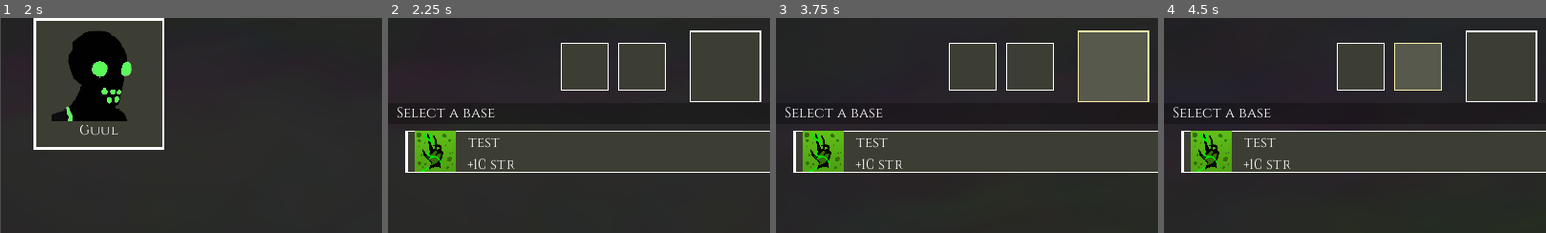
Above: before the commit, frames 1-4 (left to right).
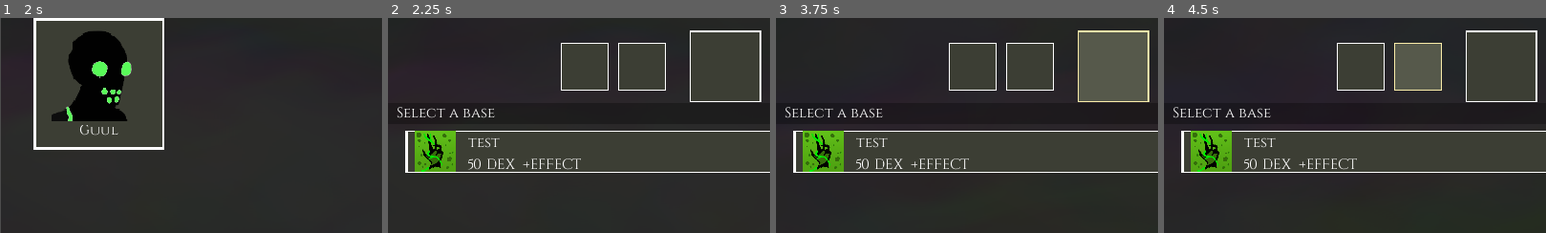
Above: after the commit, the same moments.

Repository: MarkZagors/Idle-Eden
Game: Godot game, scene res://MainNavigation/MainMenu.tscn
Two runs of this game, one before a commit and one after it. Both use one fixed random seed, a clock stepped at 60 frames per second and the inputs below.
Inputs (mouse positions are % of the whole screen's width and height, from its top left):
- Up to frame 1 (2 s): click "New Game" at 0.5 s; click "menu" at 1.25 s
- Up to frame 2 (2.25 s): click "Crafting" at 2 s
- Up to frame 3 (3.75 s): click "Crafting" at 2.75 s; click (44, 11) at 3.5 s
- Up to frame 4 (4.5 s): click (33, 11) at 4.25 s
The pictures show only the part of the screen within x 0-50%, y 0-50%; the shares and areas given below are measured in that part.

Frame 1 is identical in both runs. In frame 2, 0.5% of the frame differs, in the area x 20-51%, y 65-71%; in frame 3, 0.5%; in frame 4, 0.5%.

Commit message:
Stuff

Diff:
--- a/Combat/AttackingController.gd
+++ b/Combat/AttackingController.gd
@@ -29,15 +29,17 @@
 	if GLOBAL.state == GLOBAL.END:
 		return
 
-	node.get_node("Sprite").texture = charEnemy.spriteAttacking
+#	node.get_node("Sprite").texture = charEnemy.spriteAttacking #CHANGE THIS LATER
 	currentNodeTimeout = node
 	currentCharEnemyTimeout = charEnemy
 	GLOBAL.camera.zoom = Vector2(1,1)
 	GLOBAL.background.get_node("HitFilter").visible = true
 	if charEnemy is Character:
 		node.get_node("Sprite").position.x += 50
+		node.get_node("Sprite").texture = charEnemy.spriteAttacking
 	else:
 		node.get_node("Sprite").position.x -= 50
+		node.get_node("Sprite").animation = "attack"
 
 	var ability : Ability = charEnemy.abilities[charEnemy.abilityID]
 	currentAbilityTimeout = ability
@@ -114,7 +116,9 @@
 	node.get_node("DamageLabel/AnimationPlayer").play("Show")
 
 func exitAttacking() -> void:
-	currentNodeTimeout.get_node("Sprite").texture = currentCharEnemyTimeout.spriteIdle
+	if currentCharEnemyTimeout is Enemy:
+		currentNodeTimeout.get_node("Sprite").animation = "idle"
+#	currentNodeTimeout.get_node("Sprite").texture = currentCharEnemyTimeout.spriteIdle
 	currentNodeTimeout.get_node("Sprite").position.x = NODE_BACK_POSITION
 
 	get_node("Timer").stop()
--- a/Combat/EnemySlot.tscn
+++ b/Combat/EnemySlot.tscn
@@ -1,7 +1,15 @@
-[gd_scene load_steps=7 format=2]
+[gd_scene load_steps=8 format=2]
 
 [ext_resource path="res://Fonts/Cinzel-Regular.ttf" type="DynamicFontData" id=1]
 [ext_resource path="res://SPRITES/Particles/BloodSplatter.png" type="Texture" id=2]
+
+[sub_resource type="SpriteFrames" id=5]
+animations = [ {
+"frames": [  ],
+"loop": true,
+"name": "default",
+"speed": 5.0
+} ]
 
 [sub_resource type="Animation" id=1]
 resource_name = "Hit"
@@ -78,9 +86,11 @@
 "_edit_use_anchors_": false
 }
 
-[node name="Sprite" type="Sprite" parent="."]
+[node name="Sprite" type="AnimatedSprite" parent="."]
 position = Vector2( 70, 103.653 )
 scale = Vector2( 0.75, 0.75 )
+frames = SubResource( 5 )
+playing = true
 
 [node name="AnimationPlayer" type="AnimationPlayer" parent="Sprite"]
 anims/Hit = SubResource( 1 )
--- a/Combat/PreBattleController.gd
+++ b/Combat/PreBattleController.gd
@@ -20,7 +20,11 @@
 			if GLOBAL.encounter.enemies[i] == null:
 				continue
 			GLOBAL.enemies[i] = GLOBAL.encounter.enemies[i].duplicate()
-			GLOBAL.group_enemies.get_child(i).get_node("Sprite").texture = GLOBAL.enemies[i].spriteIdle
+			GLOBAL.group_enemies.get_child(i).get_node("Sprite").frames = GLOBAL.enemies[i].sprites
+			GLOBAL.group_enemies.get_child(i).get_node("Sprite").animation = "idle"
+			GLOBAL.group_enemies.get_child(i).get_node("Sprite").flip_h = GLOBAL.enemies[i].spriteFlip
+			GLOBAL.group_enemies.get_child(i).get_node("Sprite").scale = Vector2(GLOBAL.enemies[i].spriteScale,GLOBAL.enemies[i].spriteScale)
+			GLOBAL.group_enemies.get_child(i).get_node("Sprite").offset = GLOBAL.enemies[i].spriteOffset
 			GLOBAL.enemies[i].healthCurrent = GLOBAL.enemies[i].healthMax
 			GLOBAL.enemies[i].cooldownAbilityTotal = 1.0 / GLOBAL.enemies[i].speed
 	setup_chooseButtons()
--- a/Database/Abilities/extract.tres
+++ b/Database/Abilities/extract.tres
@@ -12,4 +12,4 @@
 Deal 3 damage for each stack of poison on the enemy"
 icon = ExtResource( 3 )
 hitSprite = ExtResource( 2 )
-unique = true
+unique = false
--- a/Database/Encounters/banditsEnc.tres
+++ b/Database/Encounters/banditsEnc.tres
@@ -24,6 +24,7 @@
 id = "bandits"
 nameShown = "Bandits"
 icon = ExtResource( 2 )
+difficulty = 2
 xpGive = 30
 enemies = [ ExtResource( 3 ), ExtResource( 3 ), ExtResource( 3 ) ]
 drops = [ SubResource( 1 ), SubResource( 2 ) ]
--- a/Database/Encounters/slimeyEnc.tres
+++ b/Database/Encounters/slimeyEnc.tres
@@ -24,6 +24,7 @@
 id = "easy"
 nameShown = "Slimey"
 icon = ExtResource( 9 )
+difficulty = 1
 xpGive = 15
 enemies = [ ExtResource( 2 ), null, null ]
 drops = [ SubResource( 1 ), SubResource( 2 ) ]
--- a/Database/Encounters/swordWeaverEnc.tres
+++ b/Database/Encounters/swordWeaverEnc.tres
@@ -24,6 +24,7 @@
 id = "swordWeaver"
 nameShown = "Sword Weaver"
 icon = ExtResource( 2 )
+difficulty = 3
 xpGive = 50
 enemies = [ ExtResource( 3 ), null, null ]
 drops = [ SubResource( 1 ), SubResource( 2 ) ]
--- a/Database/Enemies/bandit.tres
+++ b/Database/Enemies/bandit.tres
@@ -1,16 +1,17 @@
-[gd_resource type="Resource" load_steps=5 format=2]
+[gd_resource type="Resource" load_steps=4 format=2]
 
 [ext_resource path="res://Global/Enemy.gd" type="Script" id=1]
 [ext_resource path="res://Database/Abilities/Enemy/bite.tres" type="Resource" id=2]
-[ext_resource path="res://SPRITES/Enemies/bandit.png" type="Texture" id=3]
-[ext_resource path="res://SPRITES/Enemies/bandit_attack.png" type="Texture" id=4]
+[ext_resource path="res://Database/SpriteAtlases/goodboi.tres" type="SpriteFrames" id=3]
 
 [resource]
 script = ExtResource( 1 )
 id = "bandit"
-spriteIdle = ExtResource( 3 )
-spriteAttacking = ExtResource( 4 )
 healthMax = 75
 damage = 8
 speed = 0.8
 abilities = [ ExtResource( 2 ), ExtResource( 2 ) ]
+sprites = ExtResource( 3 )
+spriteScale = 1
+spriteFlip = false
+spriteOffset = Vector2( 0, 0 )
--- a/Database/Enemies/slimey.tres
+++ b/Database/Enemies/slimey.tres
@@ -1,16 +1,17 @@
-[gd_resource type="Resource" load_steps=5 format=2]
+[gd_resource type="Resource" load_steps=4 format=2]
 
 [ext_resource path="res://Global/Enemy.gd" type="Script" id=1]
 [ext_resource path="res://Database/Abilities/Enemy/bite.tres" type="Resource" id=2]
-[ext_resource path="res://SPRITES/Enemies/slimey.png" type="Texture" id=3]
-[ext_resource path="res://SPRITES/Enemies/slimey_attacling.png" type="Texture" id=4]
+[ext_resource path="res://Database/SpriteAtlases/goodboi.tres" type="SpriteFrames" id=3]
 
 [resource]
 script = ExtResource( 1 )
 id = "slimey"
-spriteIdle = ExtResource( 3 )
-spriteAttacking = ExtResource( 4 )
 healthMax = 100
 damage = 10
 speed = 0.5
 abilities = [ ExtResource( 2 ), ExtResource( 2 ) ]
+sprites = ExtResource( 3 )
+spriteScale = 1
+spriteFlip = true
+spriteOffset = Vector2( 0, 50 )
--- a/Database/Enemies/swordWeaver.tres
+++ b/Database/Enemies/swordWeaver.tres
@@ -1,16 +1,15 @@
-[gd_resource type="Resource" load_steps=5 format=2]
+[gd_resource type="Resource" load_steps=3 format=2]
 
 [ext_resource path="res://Global/Enemy.gd" type="Script" id=1]
 [ext_resource path="res://Database/Abilities/Enemy/bite.tres" type="Resource" id=2]
-[ext_resource path="res://SPRITES/Enemies/SwordWeaver_attack.png" type="Texture" id=3]
-[ext_resource path="res://SPRITES/Enemies/SwordWeaver.png" type="Texture" id=4]
 
 [resource]
 script = ExtResource( 1 )
 id = "swordWeaver"
-spriteIdle = ExtResource( 4 )
-spriteAttacking = ExtResource( 3 )
 healthMax = 2200
 damage = 15
 speed = 1.4
 abilities = [ ExtResource( 2 ), ExtResource( 2 ) ]
+spriteScale = 1
+spriteFlip = false
+spriteOffset = Vector2( 0, 0 )
--- a/Database/Recipes/test.tres
+++ b/Database/Recipes/test.tres
@@ -14,5 +14,6 @@
 ingredients = [ ExtResource( 3 ) ]
 ingredientsAmmount = PoolIntArray( 50 )
 strength = 0
-dexterity = 0
+dexterity = 50
 intelligence = 0
+effect = true
--- a/Database/Recipes/test_augment.tres
+++ b/Database/Recipes/test_augment.tres
@@ -14,3 +14,4 @@
 strength = 0
 dexterity = 10
 intelligence = 0
+effect = false
--- a/Database/Recipes/test_augment2.tres
+++ b/Database/Recipes/test_augment2.tres
@@ -14,3 +14,4 @@
 strength = 10
 dexterity = 0
 intelligence = 0
+effect = false
--- /dev/null
+++ b/Database/SpriteAtlases/goodboi.tres
@@ -0,0 +1,27 @@
+[gd_resource type="SpriteFrames" load_steps=13 format=2]
+
+[ext_resource path="res://SPRITES/Enemies/GoodBio/Armature_idle_2.png" type="Texture" id=1]
+[ext_resource path="res://SPRITES/Enemies/GoodBio/Armature_idle_5.png" type="Texture" id=2]
+[ext_resource path="res://SPRITES/Enemies/GoodBio/Armature_idle_0.png" type="Texture" id=3]
+[ext_resource path="res://SPRITES/Enemies/GoodBio/Armature_idle_1.png" type="Texture" id=4]
+[ext_resource path="res://SPRITES/Enemies/GoodBio/Armature_idle_3.png" type="Texture" id=5]
+[ext_resource path="res://SPRITES/Enemies/GoodBio/Armature_idle_4.png" type="Texture" id=6]
+[ext_resource path="res://SPRITES/Enemies/GoodBio/Armature_idle_6.png" type="Texture" id=7]
+[ext_resource path="res://SPRITES/Enemies/GoodBio/Armature_attack_03.png" type="Texture" id=9]
+[ext_resource path="res://SPRITES/Enemies/GoodBio/Armature_attack_11.png" type="Texture" id=11]
+[ext_resource path="res://SPRITES/Enemies/GoodBio/Armature_attack_09.png" type="Texture" id=13]
+[ext_resource path="res://SPRITES/Enemies/GoodBio/Armature_attack_05.png" type="Texture" id=16]
+[ext_resource path="res://SPRITES/Enemies/GoodBio/Armature_attack_08.png" type="Texture" id=20]
+
+[resource]
+animations = [ {
+"frames": [ ExtResource( 3 ), ExtResource( 4 ), ExtResource( 1 ), ExtResource( 5 ), ExtResource( 6 ), ExtResource( 2 ), ExtResource( 7 ) ],
+"loop": true,
+"name": "idle",
+"speed": 5.0
+}, {
+"frames": [ ExtResource( 9 ), ExtResource( 16 ), ExtResource( 20 ), ExtResource( 13 ), ExtResource( 11 ) ],
+"loop": false,
+"name": "attack",
+"speed": 5.0
+} ]
--- a/Global/Encounter.gd
+++ b/Global/Encounter.gd
@@ -4,6 +4,7 @@
 export var id : String = "NULL"
 export var nameShown : String = "NULL"
 export var icon : Texture = null
+export var difficulty : int = 1
 
 export var xpGive : int = -1
 
--- a/Global/Enemy.gd
+++ b/Global/Enemy.gd
@@ -3,10 +3,6 @@
 
 #ID
 export var id : String = "NULL"
-
-#SPRITES
-export var spriteIdle : Texture = null
-export var spriteAttacking : Texture = null
 
 #STATS
 export var healthMax : int = 10
@@ -16,6 +12,14 @@
 #ABILITIES
 var abilitySlotCount = 2
 export(Array,Resource) var abilities = [null,null]
+
+#SPRITES
+export var sprites : Resource = null
+
+#SPRITE CONTROLS
+export var spriteScale : int = 1
+export var spriteFlip : bool = false
+export var spriteOffset : Vector2 = Vector2.ZERO
 
 #HIDDEN VARIABLES
 var cooldownAbilityCurrent = 0.0
--- a/Global/Recipe.gd
+++ b/Global/Recipe.gd
@@ -10,3 +10,4 @@
 export var strength: int
 export var dexterity: int
 export var intelligence: int
+export var effect: bool
--- a/MainNavigation/CraftingScreen/CraftingScreen.gd
+++ b/MainNavigation/CraftingScreen/CraftingScreen.gd
@@ -46,6 +46,17 @@
 			rButton.get_node("Icon").texture = recipe.icon
 			rButton.get_node("NameLabel").text = recipe.name
 			rButton.connect("pressed",self,funcName,[recipe])
+#			Add text
+			var text : String = ""
+			if recipe.strength != 0:
+				text += str(recipe.strength) + " STR "
+			if recipe.dexterity != 0:
+				text += str(recipe.dexterity) + " DEX "
+			if recipe.intelligence != 0:
+				text += str(recipe.intelligence) + " INT "
+			if recipe.effect == true:
+				text += " +EFFECT "
+			rButton.get_node("StatsLabel").text = text
 			for i in range(len(recipe.ingredients)):
 				var ingredient = rButton.get_node("Recipe").get_child(i)
 				ingredient.visible = true
--- a/MainNavigation/CraftingScreen/CraftingScreen.tscn
+++ b/MainNavigation/CraftingScreen/CraftingScreen.tscn
@@ -117,6 +117,9 @@
 margin_right = 1050.0
 margin_bottom = 177.925
 color = Color( 0, 0, 0, 0.298039 )
+__meta__ = {
+"_edit_use_anchors_": false
+}
 
 [node name="Label" type="Label" parent="TypeSelect"]
 anchor_right = 1.0
--- a/MainNavigation/CraftingScreen/CraftingSlot.tscn
+++ b/MainNavigation/CraftingScreen/CraftingSlot.tscn
@@ -51,8 +51,10 @@
 margin_right = 443.218
 margin_bottom = 73.5269
 custom_fonts/font = SubResource( 1 )
-text = "+10 str"
 valign = 1
+__meta__ = {
+"_edit_use_anchors_": false
+}
 
 [node name="Recipe" type="HBoxContainer" parent="."]
 margin_left = 390.0
--- a/Regions/RegionEncounter.gd
+++ b/Regions/RegionEncounter.gd
@@ -46,6 +46,7 @@
 	screen_encounter.get_node("StartButton").visible = false
 	screen_encounter.get_node("EndButton").visible = false
 	screen_encounter.get_node("NameLabel").text = encounter.nameShown
+	screen_encounter.get_node("DifficultyLabel").text = "Difficulty : " + str(encounter.difficulty)
 	if locked:
 		screen_encounter.get_node("EndButton").visible = true
 	else:
--- a/Regions/StartingZone.tscn
+++ b/Regions/StartingZone.tscn
@@ -26,6 +26,10 @@
 
 [sub_resource type="DynamicFont" id=4]
 size = 32
+font_data = ExtResource( 10 )
+
+[sub_resource type="DynamicFont" id=5]
+size = 20
 font_data = ExtResource( 10 )
 
 [node name="StartingZone" type="Control"]
@@ -149,6 +153,15 @@
 align = 1
 valign = 1
 
+[node name="DifficultyLabel" type="Label" parent="UIMap/EncounterScreen"]
+margin_top = 94.0
+margin_right = 945.0
+margin_bottom = 134.0
+custom_fonts/font = SubResource( 5 )
+text = "Difficulty : 1"
+align = 1
+valign = 1
+
 [node name="Battle" parent="." instance=ExtResource( 1 )]
 margin_left = 320.463
 margin_top = 198.245
Not shown: 5 places in Combat/EnemySlot.tscn that only renumber resources
Not shown: 1 places in Regions/StartingZone.tscn that only renumber resources
Binary file added: SPRITES/Enemies/GoodBio/Armature_attack_03.png
Binary file added: SPRITES/Enemies/GoodBio/Armature_attack_05.png
Binary file added: SPRITES/Enemies/GoodBio/Armature_attack_08.png
Binary file added: SPRITES/Enemies/GoodBio/Armature_attack_09.png
Binary file added: SPRITES/Enemies/GoodBio/Armature_attack_11.png
Binary file added: SPRITES/Enemies/GoodBio/Armature_idle_0.png
Binary file added: SPRITES/Enemies/GoodBio/Armature_idle_1.png
Binary file added: SPRITES/Enemies/GoodBio/Armature_idle_2.png
Binary file added: SPRITES/Enemies/GoodBio/Armature_idle_3.png
Binary file added: SPRITES/Enemies/GoodBio/Armature_idle_4.png
(and 7 more such lines)
